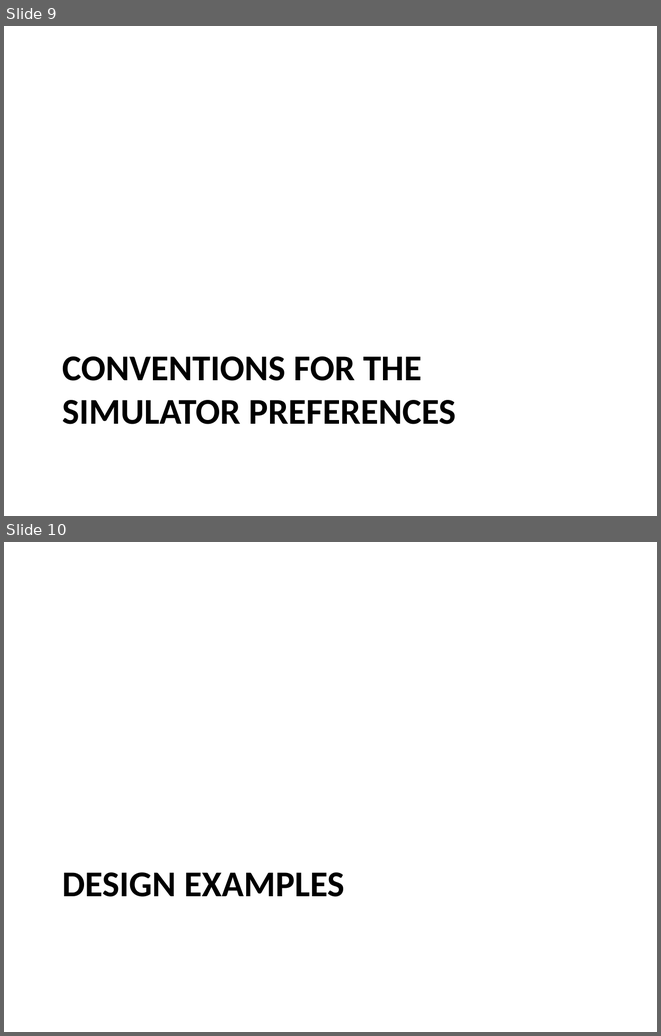
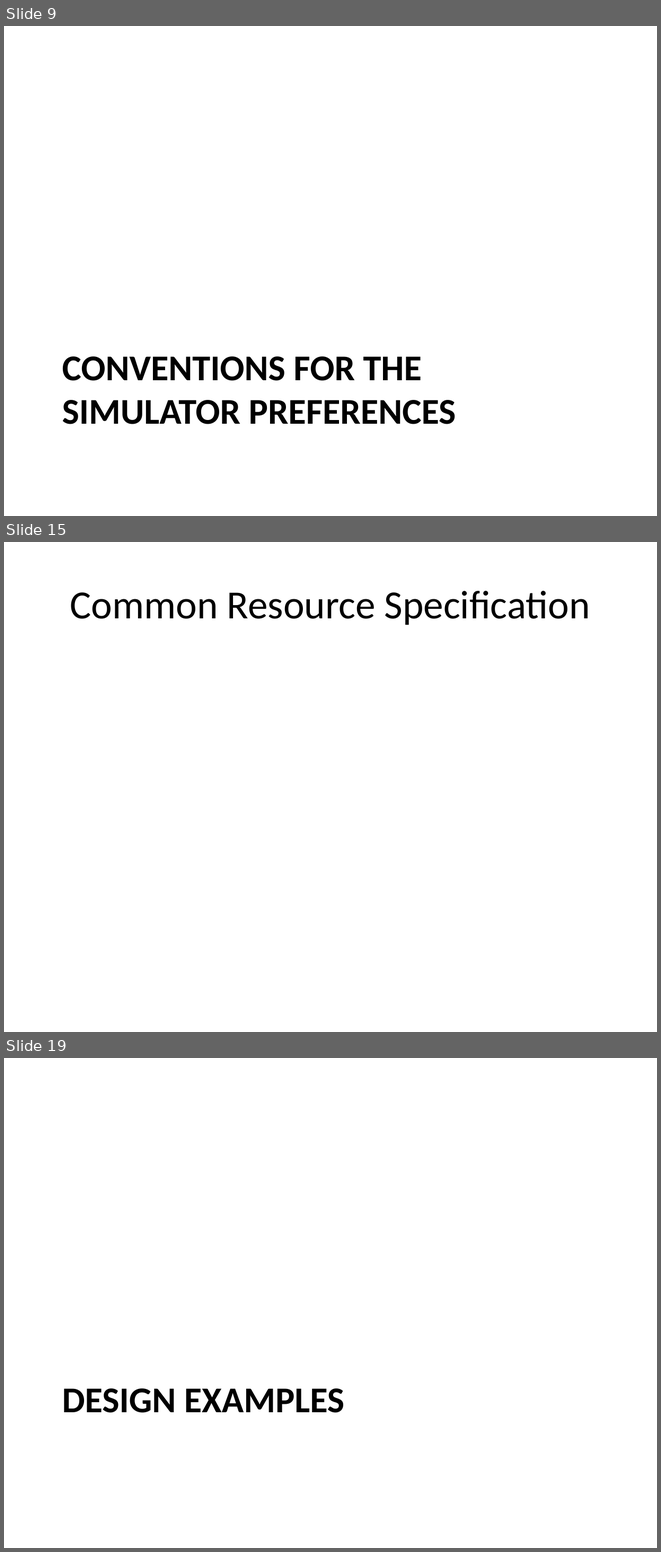
Before and after one commit to timurkelin/cosim, a slide deck: doc/cosim.pptx. Shown one above the other, each under a label of ours: slides 9 and 10 before the commit, slides 9, 15 and 19 after it; the slides between them are not shown. The pictures are 661x1036 and 661x1552 pixels, drawn with LibreOffice and Linux fonts; fonts in the diff are those of the drawing; background and template pictures are left out. Boxes give left, top, right and bottom in pixels: in the first picture for what was removed or moved away, otherwise in the second. Text is boxed around its words. In the diff, an @@ line names an element or a change of style, - is before the commit and + after.

```diff
--- a/doc/cosim.pptx
+++ b/doc/cosim.pptx
@@ slide 15 added at (4, 542, 657, 1032), background #FFFFFF @@
@@ title added at (70, 591, 590, 625), 44 pt, text #000000 @@
+Common Resource Specification
@@ what was slide 10 is now slide 19 @@
```
Also in this commit, not shown: 2 slides changed, 8 other slides added, 2 other files.
